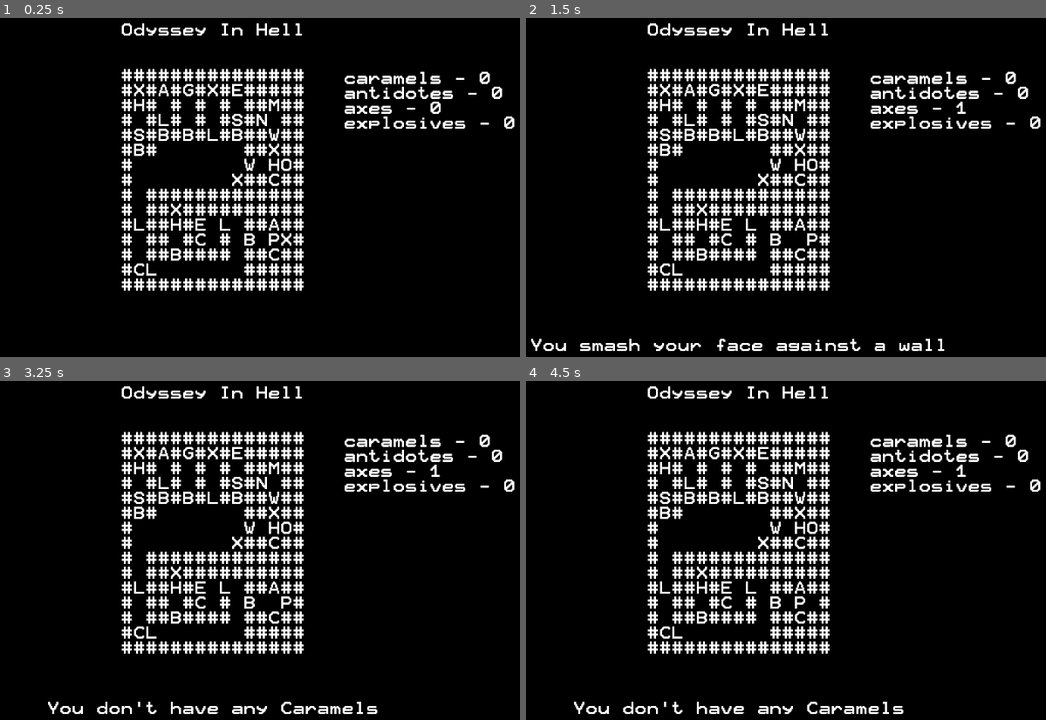
Above: before the commit, frames 1-4 (two rows, left to right).
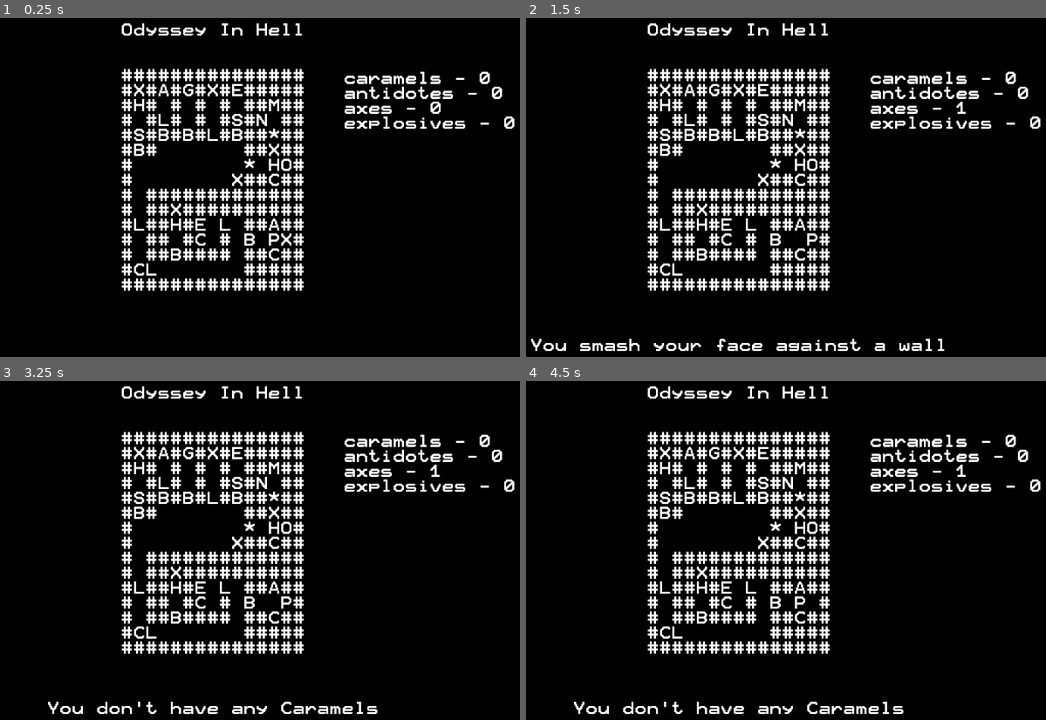
Above: after the commit, the same moments.

Repository: Dukebot/Odissey-in-Hell
Game: Godot game, scene res://src/Main.tscn
The game is run twice, just before and just after one commit, with the same random seed, the same clock (stepped at 60 frames per second) and the same inputs.
Inputs:
- Up to frame 1 (0.25 s): no input
- Up to frame 2 (1.5 s): tap Enter at 0.5 s; hold Right (move_right) 0.53-1.28 s; tap C (use_caramel) at 0.6 s; tap Y (yes) at 0.8, 1.35 s; tap Space (continue) at 1.25 s; hold Down (move_down) from 1.28 s (still down)
- Up to frame 3 (3.25 s): tap C (use_caramel) at 1.55, 3.05 s; tap Space (continue) at 2, 2.1, 2.75 s; release Down (move_down) at 2.03 s; hold Right (move_right) 2.03-2.78 s; tap Y (yes) at 2.3 s; hold Up (move_up) from 2.78 s (still down); tap N (no) at 2.85 s
- Up to frame 4 (4.5 s): tap Space (continue) at 3.5, 4.25 s; release Up (move_up) at 3.53 s; hold Left (move_left) from 3.53 s (still down); tap A (use_antidote) at 3.6 s; tap Y (yes) at 3.8 s; tap C (use_caramel) at 4.35 s

The runs differ from the first frame. In frame 1, 0.1% of the frame differs, in the area x 46-54%, y 32-46%; in frame 2, 0.1%; in frame 3, 0.1%; in frame 4, 0.1%.
Error after the commit: Parse Error: Parse error: Unexpected EOL at String. (res://src/CombatState.gd:84)

Commit message:
Attempting to balance the game

Diff:
--- a/json/characters.json
+++ b/json/characters.json
@@ -24,9 +24,9 @@
 	"succubus": {
 		"name": "Succubus",
 		"health": 100,
-		"strength": 15,
-		"magic_power": 20,
-		"defence": 10,
+		"strength": 10,
+		"magic_power": 15,
+		"defence": 8,
 		"skills": ["kiss", "knives", "fireball"],
 		"status_ailment": [],
 		"weapon": "",
@@ -35,9 +35,9 @@
 	"hell_prision_guard": {
 		"name": "Hell Prision Guard",
 		"health": 170,
-		"strength": 30,
-		"magic_power": 45,
-		"defence": 20,
+		"strength": 15,
+		"magic_power": 10,
+		"defence": 12,
 		"skills": ["electroshock", "shot", "lightning"],
 		"status_ailment": [],
 		"weapon": "",
@@ -45,10 +45,10 @@
 	},
 	"gaahl": {
 		"name": "Gaahl",
-		"health": 255,
-		"strength": 50,
-		"magic_power": 60,
-		"defence": 30,
+		"health": 256,
+		"strength": 30,
+		"magic_power": 25,
+		"defence": 20,
 		"skills": ["death_dance", "mace", "heal"],
 		"status_ailment": [],
 		"weapon": "",
--- a/json/map.json
+++ b/json/map.json
@@ -3,9 +3,9 @@
     ["#", "X", "#", "A", "#", "G", "#", "X", "#", "E", "#", "#", "#", "#", "#"],
     ["#", "H", "#", " ", "#", " ", "#", " ", "#", " ", "#", "#", "M", "#", "#"],
     ["#", " ", "#", "L", "#", " ", "#", " ", "#", "S", "#", "N", " ", "#", "#"],
-    ["#", "S", "#", "B", "#", "B", "#", "L", "#", "B", "#", "#", "W", "#", "#"],
+    ["#", "S", "#", "B", "#", "B", "#", "L", "#", "B", "#", "#", "*", "#", "#"],
     ["#", "B", "#", " ", " ", " ", " ", " ", " ", " ", "#", "#", "X", "#", "#"],
-    ["#", " ", " ", " ", " ", " ", " ", " ", " ", " ", "W", " ", "H", "O", "#"],
+    ["#", " ", " ", " ", " ", " ", " ", " ", " ", " ", "*", " ", "H", "O", "#"],
     ["#", " ", " ", " ", " ", " ", " ", " ", " ", "X", "#", "#", "C", "#", "#"],
     ["#", " ", "#", "#", "#", "#", "#", "#", "#", "#", "#", "#", "#", "#", "#"],
     ["#", " ", "#", "#", "X", "#", "#", "#", "#", "#", "#", "#", "#", "#", "#"],
--- a/json/map_square_types.json
+++ b/json/map_square_types.json
@@ -15,7 +15,7 @@
 		"name": "Barred Door",
 		"description": "Closed doors you need to unlock."
 	},
-	"W": {
+	"*": {
 		"name": "Cracked Wall",
 		"description": "A cracked wall."
 	},
--- a/json/skills.json
+++ b/json/skills.json
@@ -1,14 +1,14 @@
 {
 	"cut": {
 		"name": "Cut",
-		"power": 5,
+		"power": 10,
 		"is_magic": false,
 		"accuracy": 1.0,
 		"effect": ""
 	},
 	"thrust": {
 		"name": "Thrust",
-		"power": 15,
+		"power": 20,
 		"is_magic": false,
 		"accuracy": 0.85,
 		"effect": ""
@@ -29,14 +29,14 @@
 	},
 	"spit": {
 		"name": "Spit",
-		"power": 0,
+		"power": 1,
 		"is_magic": false,
-		"accuracy": 0.50,
+		"accuracy": 0.33,
 		"effect": "poison"
 	},
 	"scratch": {
 		"name": "Scratch",
-		"power": 7,
+		"power": 6,
 		"is_magic": false,
 		"accuracy": 0.80,
 		"effect": ""
@@ -50,9 +50,9 @@
 	},
 	"kiss": {
 		"name": "Kiss",
-		"power": 0,
+		"power": 1,
 		"is_magic": true,
-		"accuracy": 0.50,
+		"accuracy": 0.33,
 		"effect": "confusion"
 	},
 	"knives": {
@@ -66,28 +66,28 @@
 		"name": "Fireball",
 		"power": 15,
 		"is_magic": true,
-		"accuracy": 0.75,
+		"accuracy": 0.65,
 		"effect": ""
 	},
 	"electroshock": {
 		"name": "Electroshock",
-		"power": 0,
+		"power": 1,
 		"is_magic": true,
-		"accuracy": 0.50,
+		"accuracy": 0.33,
 		"effect": "stun"
 	},
 	"shot": {
 		"name": "Shot",
-		"power": 20,
+		"power": 15,
 		"is_magic": false,
 		"accuracy": 0.80,
 		"effect": ""
 	},
 	"lightning": {
 		"name": "Lightning",
-		"power": 25,
+		"power": 20,
 		"is_magic": true,
-		"accuracy": 0.75,
+		"accuracy": 0.70,
 		"effect": ""
 	},
 	"heal": {
@@ -108,7 +108,7 @@
 		"name": "Death Dance",
 		"power": 40,
 		"is_magic": true,
-		"accuracy": 0.75,
+		"accuracy": 0.60,
 		"effect": ""
 	}
 }
--- a/src/CombatState.gd
+++ b/src/CombatState.gd
@@ -59,7 +59,7 @@
 	elif turn_phase == 1:
 		if Character.has_status_ailment(player, "stun"):
 			Character.remove_status_ailment(player, "stun")
-			messages.append(player["name"] + " is stunned and can't act this turn.")
+			messages.append(player["name"] + " is stunned and can't act this turn")
 			turn = 1
 			turn_phase = 0
 		elif Character.has_status_ailment(player, "confusion"):
@@ -81,7 +81,7 @@
 			main.map[enemy_x][enemy_y] = " "
 			main.inventory["caramels"] += 1
 			main.set_move_state()
-			main.show_message("You obtain a Caramel for defeating " + enemy["name"])
+			main.show_message("The " + enemy["name"] + " dropped a Caramel)
 		else:
 			turn = 1
 			turn_phase = 0
--- a/src/MoveState.gd
+++ b/src/MoveState.gd
@@ -95,7 +95,7 @@
 			main.set_use_item_state("axes", x, y, "Do you want to use an Ax to open the Barred Door?")
 		else:
 			show_message("You need an Ax to open a Barred Door")
-	elif map[x][y] == "W":
+	elif map[x][y] == "*":
 		if inventory["explosives"] > 0:
 			main.set_use_item_state("explosives", x, y, "Do you want to use an Explosive to destroy the Cracked Wall?")
 		else:
--- a/src/StaticClasses/Inventory.gd
+++ b/src/StaticClasses/Inventory.gd
@@ -22,9 +22,9 @@
 
 
 static func use_caramel(inventory: Dictionary, player: Dictionary) -> String:
-	player["health"] += 10
+	player["health"] += 35
 	inventory["caramels"] -= 1
-	return "You use a Caramel and recover 10 health points"
+	return "You eat a Caramel and recover 35 health points"
 
 
 #Antidotes...
